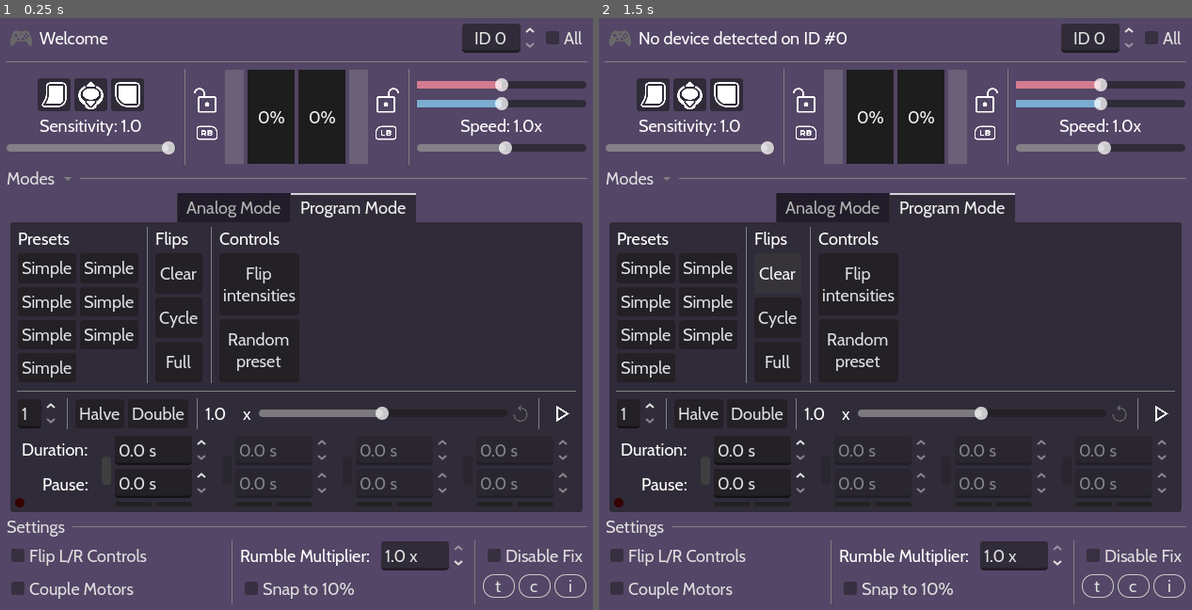
Above: before the commit, frames 1-2 (left to right).
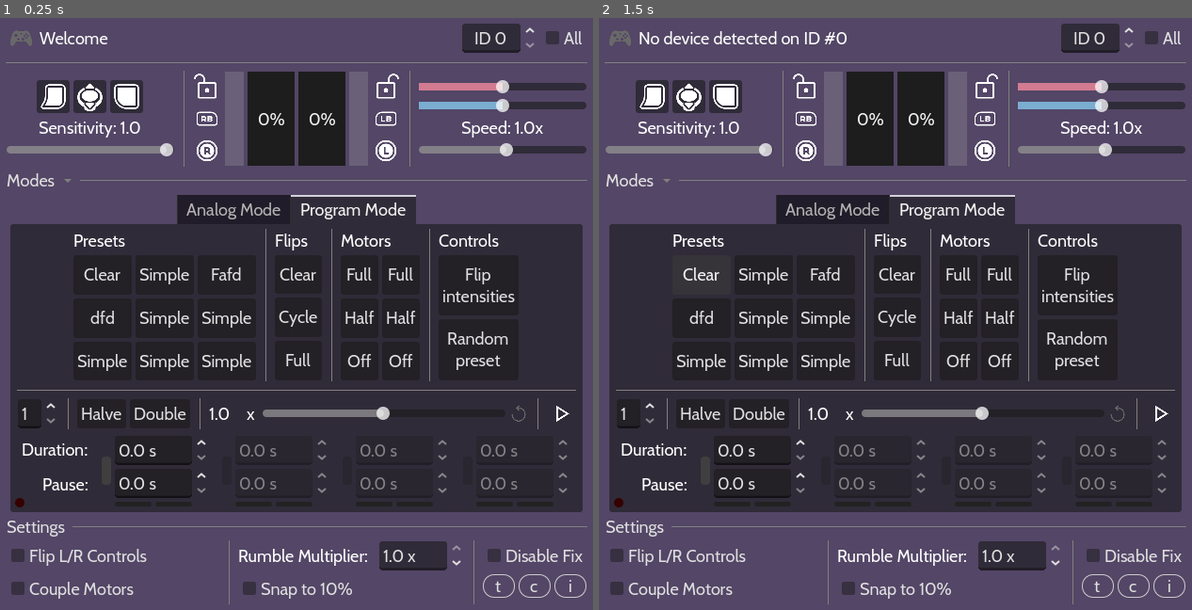
Above: after the commit, the same moments.

Repository: leosefcik/controller-rumble-tool
Game: Godot game, scene res://main.tscn
The game is run twice, just before and just after one commit, with the same random seed, the same clock (stepped at 60 frames per second) and the same inputs.
Inputs:
- Up to frame 1 (0.25 s): no input
- Up to frame 2 (1.5 s): click "Simple" at 0.5 s; click "Clear" at 1.25 s

The runs differ from the first frame. In frame 1, 8.2% of the frame differs, in the area x 0-100%, y 7-100%; in frame 2, 8.2%.

Commit message:
Glyphs for L/R joystick on power sides

Diff:
--- a/main.tscn
+++ b/main.tscn
@@ -8,14 +8,18 @@
 [ext_resource type="Texture2D" uid="uid://br5rppxn7r5cb" path="res://icon/kenney_glyphs/Xbox Series/xbox_rb.png" id="7_2cqfq"]
 [ext_resource type="Texture2D" uid="uid://bl85x6w66rijj" path="res://icon/kenney_glyphs/Xbox Series/xbox_rb_outline.png" id="11_w48qg"]
 [ext_resource type="Texture2D" uid="uid://db0xia0noybfi" path="res://icon/kenney_glyphs/Generic/generic_joystick_horizontal.png" id="12_cegan"]
+[ext_resource type="Texture2D" uid="uid://g8j0ujab1vb" path="res://icon/kenney_glyphs/Nintendo Switch/switch_stick_top_l.png" id="12_d2t1y"]
 [ext_resource type="Texture2D" uid="uid://dqfjtcdx6ghms" path="res://icon/kenney_glyphs/Xbox Series/xbox_lb_outline.png" id="12_vivmo"]
+[ext_resource type="Texture2D" uid="uid://soyukxo82hqq" path="res://icon/kenney_glyphs/Nintendo Switch/switch_stick_top_r.png" id="13_gngh3"]
 [ext_resource type="Texture2D" uid="uid://cydtbpei7bv56" path="res://icon/kenney_glyphs/Xbox Series/controller_xboxone.png" id="13_ycdy4"]
 [ext_resource type="Texture2D" uid="uid://dsw3y5kyg543j" path="res://icon/kenney_glyphs/Generic/generic_button_trigger_b_fill.png" id="14_2cqfq"]
 [ext_resource type="Texture2D" uid="uid://clyw8g54blu5p" path="res://icon/kenney_glyphs/Generic/generic_stick_vertical.png" id="14_vivmo"]
 [ext_resource type="Script" uid="uid://bcmif82n5dhw6" path="res://script/ui.gd" id="15_kq58d"]
 [ext_resource type="Texture2D" uid="uid://cgxhsima8b2d3" path="res://icon/kenney_glyphs/Flairs/flair_disabled_cross.png" id="15_yaehf"]
+[ext_resource type="Texture2D" uid="uid://fces8d066ydn" path="res://icon/kenney_glyphs/Nintendo Switch/switch_stick_r_vertical.png" id="17_4lmeg"]
 [ext_resource type="Texture2D" uid="uid://c4k7h56m5qum3" path="res://icon/kenney_glyphs/Generic/generic_joystick_left.png" id="17_074og"]
 [ext_resource type="Script" uid="uid://dd8utxtchtrsb" path="res://script/analog_mouse_control.gd" id="17_kq58d"]
+[ext_resource type="Texture2D" uid="uid://b5r4jl8crtigu" path="res://icon/kenney_glyphs/Nintendo Switch/switch_stick_l_vertical.png" id="18_0cp0l"]
 [ext_resource type="Script" uid="uid://b2ge2uuslrqf1" path="res://script/program_mouse_control.gd" id="18_jq2sk"]
 [ext_resource type="Texture2D" uid="uid://vn8gli8llxvq" path="res://icon/drop_down.svg" id="19_0odxb"]
 [ext_resource type="Texture2D" uid="uid://cobfw7wvbxehb" path="res://icon/kenney_glyphs/Nintendo Switch/switch_dpad_right_outline.png" id="19_getpj"]
@@ -32,6 +36,7 @@
 [ext_resource type="Texture2D" uid="uid://dqwemni60trqp" path="res://icon/kenney_glyphs/Nintendo Switch/switch_dpad_left_outline.png" id="24_htxhm"]
 [ext_resource type="Texture2D" uid="uid://bc3if7fk4tikx" path="res://icon/pause.svg" id="24_kq58d"]
 [ext_resource type="Texture2D" uid="uid://cst8li6a7al6b" path="res://logo/motor_icon_v1.png" id="25_0odxb"]
+[ext_resource type="Script" uid="uid://cymp7o5y30wlk" path="res://script/preset_plaza.gd" id="25_d2t1y"]
 [ext_resource type="Texture2D" uid="uid://bdfgi71ao14ht" path="res://icon/kenney_glyphs/Nintendo Switch/switch_buttons_right_outline.png" id="25_jq2sk"]
 [ext_resource type="Texture2D" uid="uid://c73y5tpf43tkc" path="res://icon/kenney_glyphs/Nintendo Switch/switch_dpad_down_outline.png" id="31_ok6jj"]
 [ext_resource type="Texture2D" uid="uid://d3d7a0q37safg" path="res://icon/kenney_glyphs/Nintendo Switch/switch_buttons_down_outline.png" id="32_facbu"]
@@ -114,6 +119,8 @@
 LB_ON_GLYPH = ExtResource("5_vivmo")
 RB_OFF_GLYPH = ExtResource("11_w48qg")
 RB_ON_GLYPH = ExtResource("7_2cqfq")
+LEFT_GLYPH = ExtResource("12_d2t1y")
+RIGHT_GLYPH = ExtResource("13_gngh3")
 Main = NodePath("..")
 ProgramMode = NodePath("MainVBox/ModeTabs/Program Mode")
 
@@ -333,6 +340,13 @@
 expand_mode = 4
 stretch_mode = 5
 
+[node name="StrongSideGlyph" type="TextureRect" parent="UI/MainVBox/Gauges/StrongLockButton/StrongLockIcons"]
+unique_name_in_owner = true
+layout_mode = 2
+texture = ExtResource("17_4lmeg")
+expand_mode = 4
+stretch_mode = 5
+
 [node name="StrongDesired" type="ProgressBar" parent="UI/MainVBox/Gauges"]
 unique_name_in_owner = true
 custom_minimum_size = Vector2(20, 100)
@@ -411,6 +425,13 @@
 expand_mode = 4
 stretch_mode = 5
 
+[node name="WeakSideGlyph" type="TextureRect" parent="UI/MainVBox/Gauges/WeakLockButton/WeakLockIcons"]
+unique_name_in_owner = true
+layout_mode = 2
+texture = ExtResource("18_0cp0l")
+expand_mode = 4
+stretch_mode = 5
+
 [node name="VSeparator" type="VSeparator" parent="UI/MainVBox/Gauges"]
 layout_mode = 2
 
@@ -661,99 +682,156 @@
 Maybe a visual guide somewhere too."
 horizontal_alignment = 1
 
-[node name="ProgramPlaza" type="HBoxContainer" parent="UI/MainVBox/ModeTabs/Program Mode/VBoxContainer"]
-layout_mode = 2
-size_flags_vertical = 3
-
-[node name="Presets" type="VBoxContainer" parent="UI/MainVBox/ModeTabs/Program Mode/VBoxContainer/ProgramPlaza"]
-layout_mode = 2
-
-[node name="Label" type="Label" parent="UI/MainVBox/ModeTabs/Program Mode/VBoxContainer/ProgramPlaza/Presets"]
+[node name="PresetPlaza" type="HBoxContainer" parent="UI/MainVBox/ModeTabs/Program Mode/VBoxContainer"]
+layout_mode = 2
+size_flags_vertical = 3
+alignment = 1
+script = ExtResource("25_d2t1y")
+
+[node name="Presets" type="VBoxContainer" parent="UI/MainVBox/ModeTabs/Program Mode/VBoxContainer/PresetPlaza"]
+layout_mode = 2
+
+[node name="Label" type="Label" parent="UI/MainVBox/ModeTabs/Program Mode/VBoxContainer/PresetPlaza/Presets"]
 layout_mode = 2
 text = "Presets"
 
-[node name="GridContainer" type="GridContainer" parent="UI/MainVBox/ModeTabs/Program Mode/VBoxContainer/ProgramPlaza/Presets"]
+[node name="GridContainer" type="GridContainer" parent="UI/MainVBox/ModeTabs/Program Mode/VBoxContainer/PresetPlaza/Presets"]
+layout_mode = 2
+size_flags_vertical = 3
+columns = 3
+
+[node name="Button" type="Button" parent="UI/MainVBox/ModeTabs/Program Mode/VBoxContainer/PresetPlaza/Presets/GridContainer"]
+layout_mode = 2
+size_flags_vertical = 3
+text = "Clear"
+
+[node name="Button2" type="Button" parent="UI/MainVBox/ModeTabs/Program Mode/VBoxContainer/PresetPlaza/Presets/GridContainer"]
+layout_mode = 2
+size_flags_vertical = 3
+text = "Simple"
+
+[node name="Button3" type="Button" parent="UI/MainVBox/ModeTabs/Program Mode/VBoxContainer/PresetPlaza/Presets/GridContainer"]
+layout_mode = 2
+size_flags_vertical = 3
+text = "Fafd"
+
+[node name="Button4" type="Button" parent="UI/MainVBox/ModeTabs/Program Mode/VBoxContainer/PresetPlaza/Presets/GridContainer"]
+layout_mode = 2
+size_flags_vertical = 3
+text = "dfd"
+
+[node name="Button5" type="Button" parent="UI/MainVBox/ModeTabs/Program Mode/VBoxContainer/PresetPlaza/Presets/GridContainer"]
+layout_mode = 2
+size_flags_vertical = 3
+text = "Simple"
+
+[node name="Button6" type="Button" parent="UI/MainVBox/ModeTabs/Program Mode/VBoxContainer/PresetPlaza/Presets/GridContainer"]
+layout_mode = 2
+size_flags_vertical = 3
+text = "Simple"
+
+[node name="Button7" type="Button" parent="UI/MainVBox/ModeTabs/Program Mode/VBoxContainer/PresetPlaza/Presets/GridContainer"]
+layout_mode = 2
+size_flags_vertical = 3
+text = "Simple"
+
+[node name="Button8" type="Button" parent="UI/MainVBox/ModeTabs/Program Mode/VBoxContainer/PresetPlaza/Presets/GridContainer"]
+layout_mode = 2
+size_flags_vertical = 3
+text = "Simple"
+
+[node name="Button9" type="Button" parent="UI/MainVBox/ModeTabs/Program Mode/VBoxContainer/PresetPlaza/Presets/GridContainer"]
+layout_mode = 2
+size_flags_vertical = 3
+text = "Simple"
+
+[node name="VSeparator3" type="VSeparator" parent="UI/MainVBox/ModeTabs/Program Mode/VBoxContainer/PresetPlaza"]
+layout_mode = 2
+
+[node name="Flips" type="VBoxContainer" parent="UI/MainVBox/ModeTabs/Program Mode/VBoxContainer/PresetPlaza"]
+layout_mode = 2
+
+[node name="Label" type="Label" parent="UI/MainVBox/ModeTabs/Program Mode/VBoxContainer/PresetPlaza/Flips"]
+layout_mode = 2
+text = "Flips"
+
+[node name="Button" type="Button" parent="UI/MainVBox/ModeTabs/Program Mode/VBoxContainer/PresetPlaza/Flips"]
+layout_mode = 2
+size_flags_vertical = 3
+text = "Clear"
+
+[node name="Button2" type="Button" parent="UI/MainVBox/ModeTabs/Program Mode/VBoxContainer/PresetPlaza/Flips"]
+layout_mode = 2
+size_flags_vertical = 3
+text = "Cycle"
+
+[node name="Button3" type="Button" parent="UI/MainVBox/ModeTabs/Program Mode/VBoxContainer/PresetPlaza/Flips"]
+layout_mode = 2
+size_flags_vertical = 3
+text = "Full"
+
+[node name="VSeparator2" type="VSeparator" parent="UI/MainVBox/ModeTabs/Program Mode/VBoxContainer/PresetPlaza"]
+layout_mode = 2
+
+[node name="Motors" type="VBoxContainer" parent="UI/MainVBox/ModeTabs/Program Mode/VBoxContainer/PresetPlaza"]
+layout_mode = 2
+
+[node name="Label" type="Label" parent="UI/MainVBox/ModeTabs/Program Mode/VBoxContainer/PresetPlaza/Motors"]
+layout_mode = 2
+text = "Motors"
+
+[node name="GridContainer" type="GridContainer" parent="UI/MainVBox/ModeTabs/Program Mode/VBoxContainer/PresetPlaza/Motors"]
 layout_mode = 2
 size_flags_vertical = 3
 columns = 2
 
-[node name="Button" type="Button" parent="UI/MainVBox/ModeTabs/Program Mode/VBoxContainer/ProgramPlaza/Presets/GridContainer"]
-layout_mode = 2
-size_flags_vertical = 3
-text = "Simple"
-
-[node name="Button2" type="Button" parent="UI/MainVBox/ModeTabs/Program Mode/VBoxContainer/ProgramPlaza/Presets/GridContainer"]
-layout_mode = 2
-size_flags_vertical = 3
-text = "Simple"
-
-[node name="Button3" type="Button" parent="UI/MainVBox/ModeTabs/Program Mode/VBoxContainer/ProgramPlaza/Presets/GridContainer"]
-layout_mode = 2
-size_flags_vertical = 3
-text = "Simple"
-
-[node name="Button4" type="Button" parent="UI/MainVBox/ModeTabs/Program Mode/VBoxContainer/ProgramPlaza/Presets/GridContainer"]
-layout_mode = 2
-size_flags_vertical = 3
-text = "Simple"
-
-[node name="Button5" type="Button" parent="UI/MainVBox/ModeTabs/Program Mode/VBoxContainer/ProgramPlaza/Presets/GridContainer"]
-layout_mode = 2
-size_flags_vertical = 3
-text = "Simple"
-
-[node name="Button6" type="Button" parent="UI/MainVBox/ModeTabs/Program Mode/VBoxContainer/ProgramPlaza/Presets/GridContainer"]
-layout_mode = 2
-size_flags_vertical = 3
-text = "Simple"
-
-[node name="Button7" type="Button" parent="UI/MainVBox/ModeTabs/Program Mode/VBoxContainer/ProgramPlaza/Presets/GridContainer"]
-layout_mode = 2
-size_flags_vertical = 3
-text = "Simple"
-
-[node name="VSeparator" type="VSeparator" parent="UI/MainVBox/ModeTabs/Program Mode/VBoxContainer/ProgramPlaza"]
-layout_mode = 2
-
-[node name="Controls2" type="VBoxContainer" parent="UI/MainVBox/ModeTabs/Program Mode/VBoxContainer/ProgramPlaza"]
-layout_mode = 2
-
-[node name="Label" type="Label" parent="UI/MainVBox/ModeTabs/Program Mode/VBoxContainer/ProgramPlaza/Controls2"]
-layout_mode = 2
-text = "Flips"
-
-[node name="Button" type="Button" parent="UI/MainVBox/ModeTabs/Program Mode/VBoxContainer/ProgramPlaza/Controls2"]
-layout_mode = 2
-size_flags_vertical = 3
-text = "Clear"
-
-[node name="Button2" type="Button" parent="UI/MainVBox/ModeTabs/Program Mode/VBoxContainer/ProgramPlaza/Controls2"]
-layout_mode = 2
-size_flags_vertical = 3
-text = "Cycle"
-
-[node name="Button3" type="Button" parent="UI/MainVBox/ModeTabs/Program Mode/VBoxContainer/ProgramPlaza/Controls2"]
+[node name="Button" type="Button" parent="UI/MainVBox/ModeTabs/Program Mode/VBoxContainer/PresetPlaza/Motors/GridContainer"]
 layout_mode = 2
 size_flags_vertical = 3
 text = "Full"
 
-[node name="VSeparator2" type="VSeparator" parent="UI/MainVBox/ModeTabs/Program Mode/VBoxContainer/ProgramPlaza"]
-layout_mode = 2
-
-[node name="Controls" type="VBoxContainer" parent="UI/MainVBox/ModeTabs/Program Mode/VBoxContainer/ProgramPlaza"]
-layout_mode = 2
-
-[node name="Label" type="Label" parent="UI/MainVBox/ModeTabs/Program Mode/VBoxContainer/ProgramPlaza/Controls"]
+[node name="Button2" type="Button" parent="UI/MainVBox/ModeTabs/Program Mode/VBoxContainer/PresetPlaza/Motors/GridContainer"]
+layout_mode = 2
+size_flags_vertical = 3
+text = "Full"
+
+[node name="Button3" type="Button" parent="UI/MainVBox/ModeTabs/Program Mode/VBoxContainer/PresetPlaza/Motors/GridContainer"]
+layout_mode = 2
+size_flags_vertical = 3
+text = "Half"
+
+[node name="Button4" type="Button" parent="UI/MainVBox/ModeTabs/Program Mode/VBoxContainer/PresetPlaza/Motors/GridContainer"]
+layout_mode = 2
+size_flags_vertical = 3
+text = "Half"
+
+[node name="Button5" type="Button" parent="UI/MainVBox/ModeTabs/Program Mode/VBoxContainer/PresetPlaza/Motors/GridContainer"]
+layout_mode = 2
+size_flags_vertical = 3
+text = "Off"
+
+[node name="Button6" type="Button" parent="UI/MainVBox/ModeTabs/Program Mode/VBoxContainer/PresetPlaza/Motors/GridContainer"]
+layout_mode = 2
+size_flags_vertical = 3
+text = "Off"
+
+[node name="VSeparator" type="VSeparator" parent="UI/MainVBox/ModeTabs/Program Mode/VBoxContainer/PresetPlaza"]
+layout_mode = 2
+
+[node name="Controls" type="VBoxContainer" parent="UI/MainVBox/ModeTabs/Program Mode/VBoxContainer/PresetPlaza"]
+layout_mode = 2
+
+[node name="Label" type="Label" parent="UI/MainVBox/ModeTabs/Program Mode/VBoxContainer/PresetPlaza/Controls"]
 layout_mode = 2
 text = "Controls"
 
-[node name="Button" type="Button" parent="UI/MainVBox/ModeTabs/Program Mode/VBoxContainer/ProgramPlaza/Controls"]
+[node name="Button" type="Button" parent="UI/MainVBox/ModeTabs/Program Mode/VBoxContainer/PresetPlaza/Controls"]
 layout_mode = 2
 size_flags_vertical = 3
 text = "Flip
 intensities"
 
-[node name="Button2" type="Button" parent="UI/MainVBox/ModeTabs/Program Mode/VBoxContainer/ProgramPlaza/Controls"]
+[node name="Button2" type="Button" parent="UI/MainVBox/ModeTabs/Program Mode/VBoxContainer/PresetPlaza/Controls"]
 layout_mode = 2
 size_flags_vertical = 3
 text = "Random
--- /dev/null
+++ b/script/preset_plaza.gd
@@ -0,0 +1,11 @@
+extends HBoxContainer
+
+
+# Called when the node enters the scene tree for the first time.
+func _ready() -> void:
+	pass # Replace with function body.
+
+
+# Called every frame. 'delta' is the elapsed time since the previous frame.
+func _process(delta: float) -> void:
+	pass
--- a/script/ui.gd
+++ b/script/ui.gd
@@ -9,6 +9,9 @@
 @export var LB_ON_GLYPH: CompressedTexture2D
 @export var RB_OFF_GLYPH: CompressedTexture2D
 @export var RB_ON_GLYPH: CompressedTexture2D
+
+@export var LEFT_GLYPH: CompressedTexture2D
+@export var RIGHT_GLYPH: CompressedTexture2D
 
 @export_group("Nodes")
 
@@ -52,9 +55,12 @@
 	else:
 		%StrongLockGlyph.texture = RB_ON_GLYPH if not Settings.flipped else LB_ON_GLYPH
 
-	# Disabled after changing the controls
-	#%FlipControlsGlyph.texture = SELECT_OFF_GLYPH if not flipped else SELECT_ON_GLYPH
-	#%CoupleMotorsGlyph.texture = START_OFF_GLYPH if not coupled else START_ON_GLYPH
+	if not Settings.flipped:
+		%WeakSideGlyph.texture = LEFT_GLYPH
+		%StrongSideGlyph.texture = RIGHT_GLYPH
+	else:
+		%WeakSideGlyph.texture = RIGHT_GLYPH
+		%StrongSideGlyph.texture = LEFT_GLYPH
 
 
 func update_desired_gauges(weak: float, strong: float) -> void:
--- a/theme.tres
+++ b/theme.tres
@@ -59,7 +59,7 @@
 FlipButton/styles/hover = SubResource("StyleBoxFlat_mihib")
 FlipButton/styles/normal = SubResource("StyleBoxFlat_vj6dk")
 FlipButton/styles/pressed = SubResource("StyleBoxFlat_110ce")
-HSeparator/constants/separation = 10
+HSeparator/constants/separation = 12
 HeaderLarge/font_sizes/font_size = 28
 HeaderLarge/fonts/font = ExtResource("2_vj6dk")
 LineEdit/constants/minimum_character_width = 1
@@ -71,4 +71,4 @@
 ProgressBar/styles/background = SubResource("StyleBoxFlat_wvktn")
 RichTextLabel/fonts/bold_font = ExtResource("1_cjfk0")
 RichTextLabel/fonts/italics_font = ExtResource("2_110ce")
-VSeparator/constants/separation = 10
+VSeparator/constants/separation = 12
Not shown: 1 places in main.tscn that only renumber resources
Not shown, added: script/preset_plaza.gd.uid
